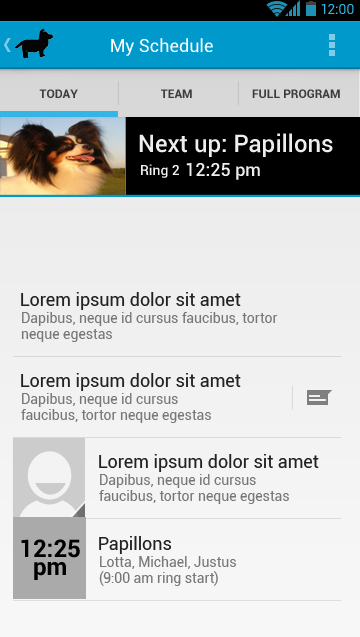
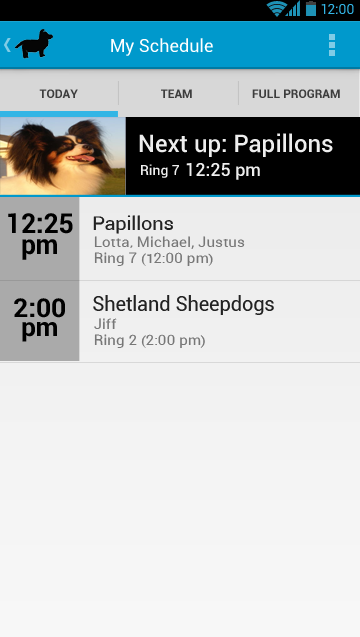
Before/after of a 360×637 layered artwork. What changed in the layer stack:
removed group "three line item" (1st of 2, in "Tabs Above" › "Base Blue" › "Big Header" › "three line item light") (4 layers) from group "three line item light" over box(13, 276, 341, 357)
added group "Papillons" (1st of 3, in "Tabs Above" › "Base Blue" › "Big Header" › "three line item light") with 11 layers in group "three line item light" over box(0, 197, 360, 281)
moved "list divider light" (1st of 6, in "Tabs Above" › "Base Blue" › "Big Header" › "three line item light" › "Papillons") into group "Papillons", painted on it over box(0, 280, 360, 357)
hid group "quick contact light 64dp" (1st of 4, in "Tabs Above" › "Base Blue" › "Big Header" › "three line item light" › "Papillons") (4 layers), moved it into group "Papillons" over box(7, 208, 85, 518)
removed group "three line item with button" (1st of 2, in "Tabs Above" › "Base Blue" › "Big Header" › "three line item light") (6 layers) from group "three line item light" over box(13, 357, 341, 438)
renamed "Lotta, Michael, Justus (9:00 am ring start)" to "Jiff Ring 2 (2:00 pm)", painted on it over box(94, 318, 236, 586)
renamed "Papillons" to "Shetland Sheepdogs", painted on it over box(93, 295, 274, 554)
painted on "list divider light" (2nd of 6, in "Tabs Above" › "Base Blue" › "Big Header" › "three line item light" › "ShetlandSheepdogs") over box(0, 362, 360, 601)
painted on "Shape 3" (2nd of 3, in "Tabs Above" › "Base Blue" › "Big Header" › "three line item light" › "ShetlandSheepdogs") over box(0, 279, 86, 599)
removed group "three line item with avatar" (1st of 2, in "Tabs Above" › "Base Blue" › "Big Header" › "three line item light") (9 layers) from group "three line item light" over box(13, 438, 341, 519)
…and 20 more changes (4 added, 6 painted, 10 removed, 1 renamed)
